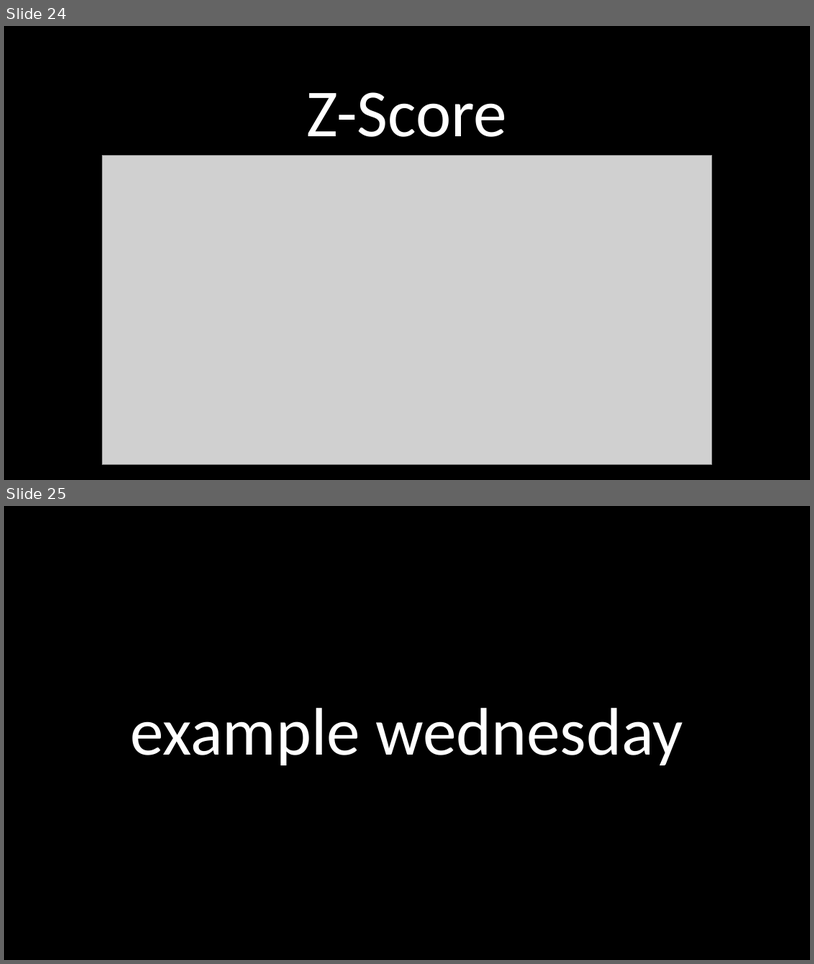
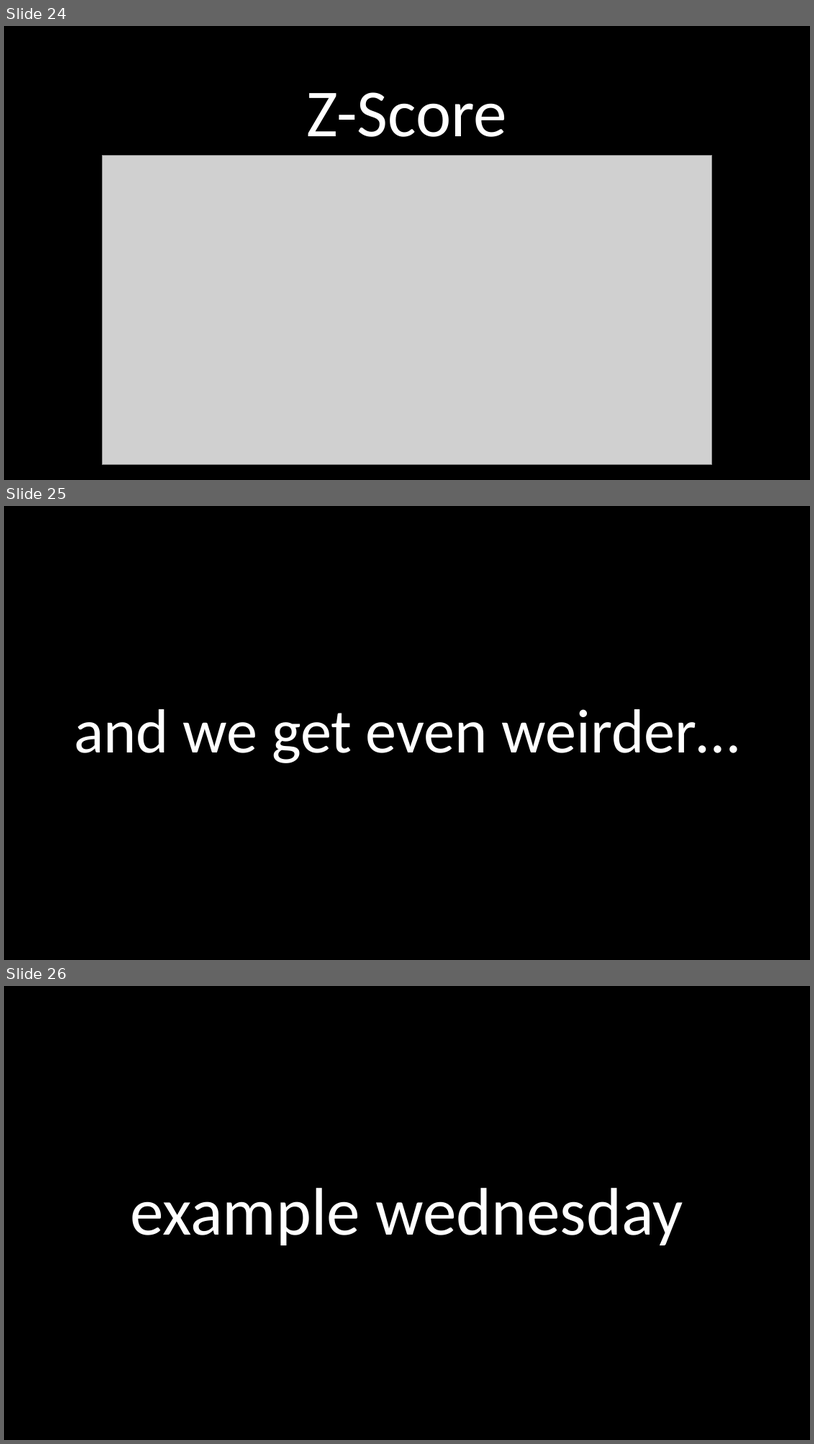
Before and after one commit to nicklalone/CIST_2500, a slide deck: ppts/Week 03 - Tuesday.pptx. Shown one above the other, each under a label of ours: slides 24 and 25 before the commit, slides 24, 25 and 26 after it. The pictures are 814x964 and 814x1444 pixels, drawn with LibreOffice and Linux fonts; fonts in the diff are those of the drawing; grey boxes stand for pictures. Boxes give left, top, right and bottom in pixels: in the first picture for what was removed or moved away, otherwise in the second. Text is boxed around its words. In the diff, an @@ line names an element or a change of style, - is before the commit and + after.

```diff
--- a/ppts/Week 03 - Tuesday.pptx
+++ b/ppts/Week 03 - Tuesday.pptx
@@ slide 25 added at (4, 506, 810, 960), background #000000 @@
@@ subtitle added at (74, 709, 739, 763), 74 pt, text #FFFFFF @@
+and we get even weirder…
@@ what was slide 25 is now slide 26 @@
```
Also in this commit, not shown: 3 other files.
